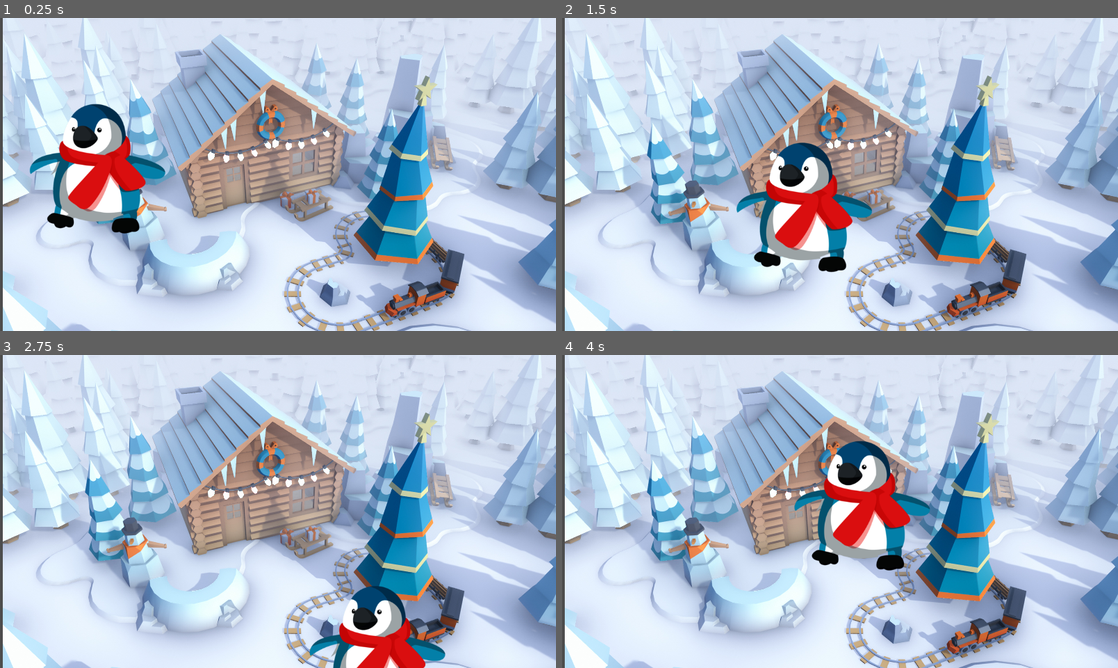
Above: before the commit, frames 1-4 (two rows, left to right).
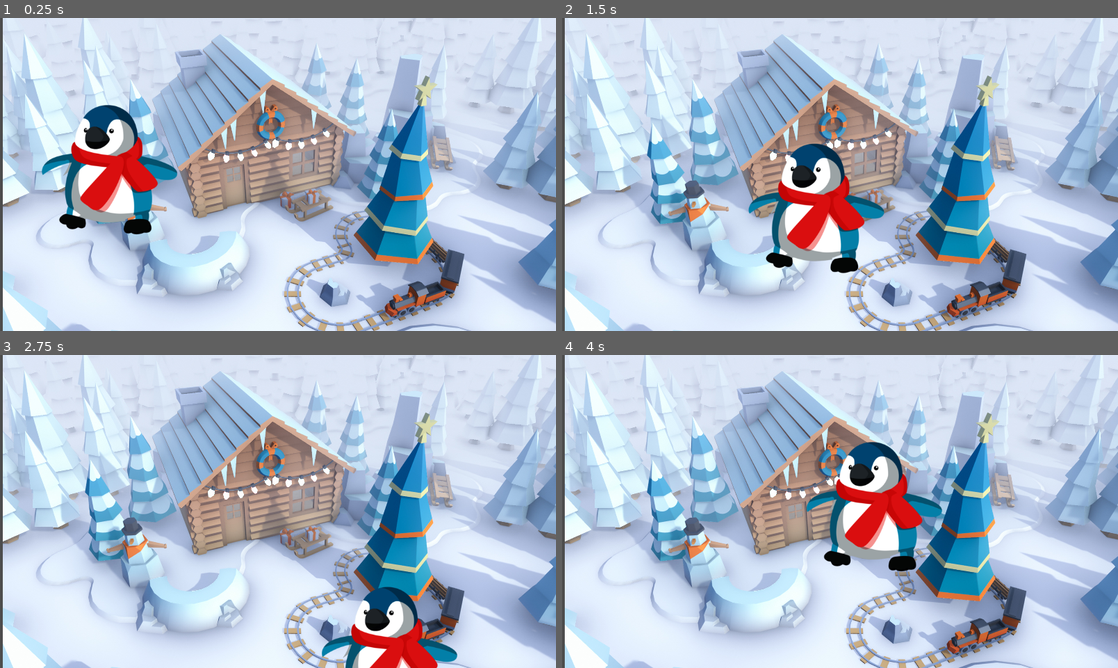
Above: after the commit, the same moments.

Repository: lichen014/Linas-Performance-Task
Game: Godot game, scene res://world.tscn
The game is run twice, just before and just after one commit, with the same random seed, the same clock (stepped at 60 frames per second) and the same inputs.
Inputs:
- Up to frame 1 (0.25 s): no input
- Up to frame 2 (1.5 s): tap Enter at 0.5 s; hold Right (move_right) 0.53-1.28 s; hold S (move_down) from 1.28 s (still down)
- Up to frame 3 (2.75 s): release S (move_down) at 2.03 s; hold Right (move_right) from 2.03 s (still down)
- Up to frame 4 (4 s): release Right (move_right) at 2.78 s; hold W (move_up) 2.78-3.53 s; hold A (move_left) from 3.53 s (still down)

The runs differ from the first frame. In frame 1, 4.7% of the frame differs, in the area x 5-32%, y 27-70%; in frame 2, 4.7%, in the area x 31-58%, y 39-82%; in frame 3, 3.0%; in frame 4, 4.7%.

Commit message:
Player scene completed

Diff:
--- a/player.tscn
+++ b/player.tscn
@@ -1,10 +1,10 @@
-[gd_scene load_steps=4 format=3 uid="uid://7nrbngxeonln"]
+[gd_scene load_steps=4 format=3 uid="uid://itq8pks0onji"]
 
 [ext_resource type="Texture2D" uid="uid://vs551jdj25r0" path="res://assets/player.png" id="1_n0i70"]
 [ext_resource type="Script" path="res://player.gd" id="1_tcs87"]
 
-[sub_resource type="CircleShape2D" id="CircleShape2D_78g6o"]
-radius = 159.013
+[sub_resource type="CircleShape2D" id="CircleShape2D_q8qrq"]
+radius = 161.075
 
 [node name="Player" type="Area2D"]
 script = ExtResource("1_tcs87")
@@ -13,4 +13,4 @@
 texture = ExtResource("1_n0i70")
 
 [node name="CollisionShape2D" type="CollisionShape2D" parent="."]
-shape = SubResource("CircleShape2D_78g6o")
+shape = SubResource("CircleShape2D_q8qrq")
--- a/world.tscn
+++ b/world.tscn
@@ -12,4 +12,4 @@
 centered = false
 
 [node name="Player" parent="." instance=ExtResource("2_gs16u")]
-position = Vector2(202, 312)
+position = Vector2(227, 314)
Not shown, changed: .DS_Store
